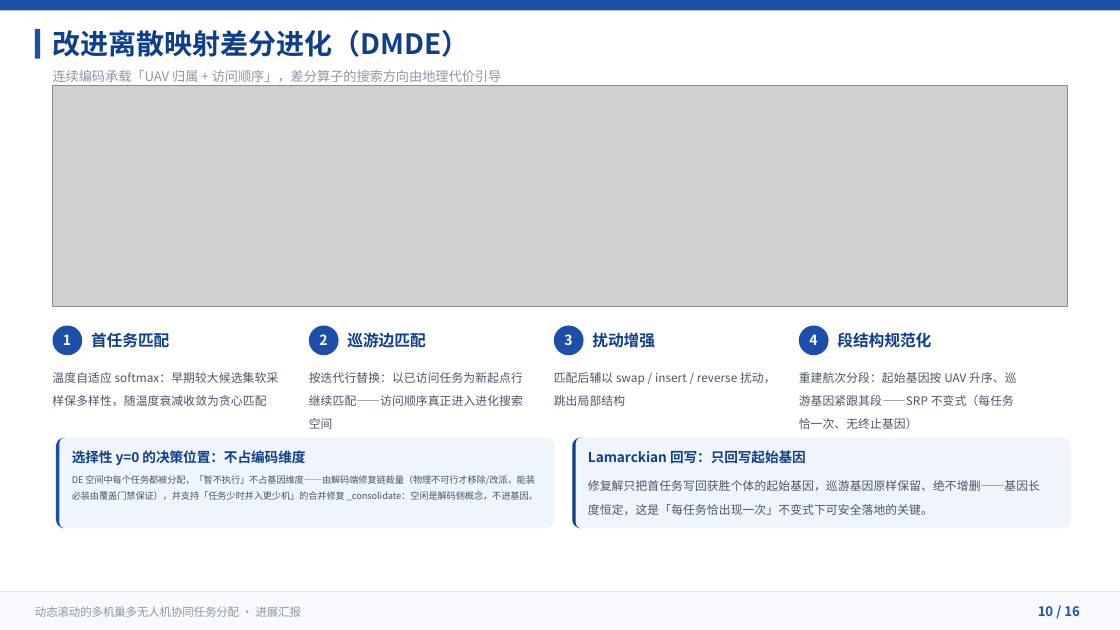
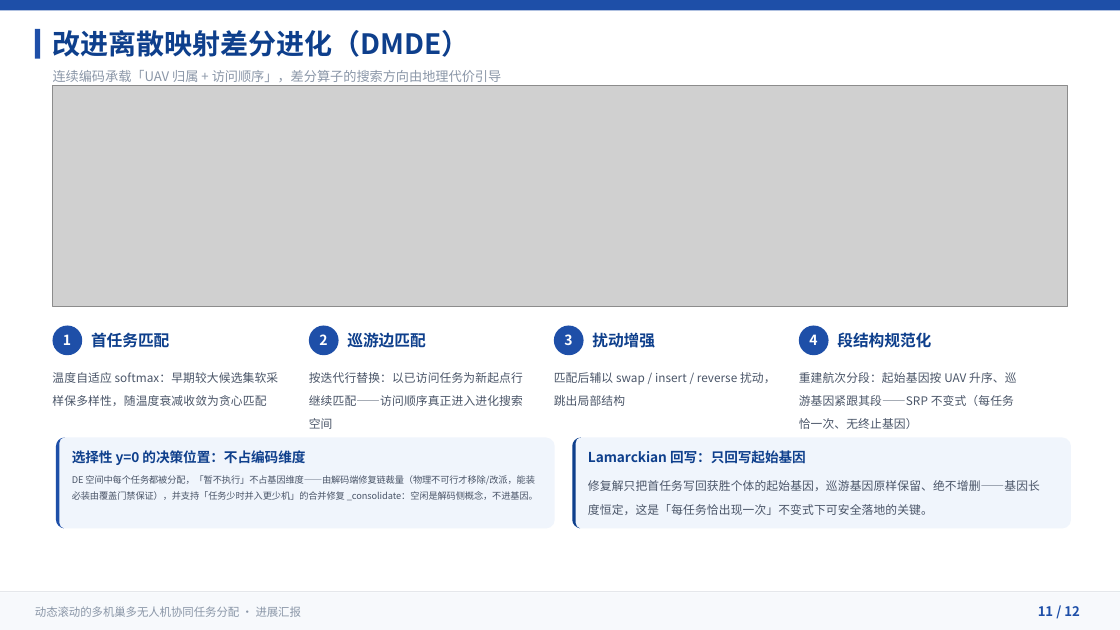
Before and after one commit to 909347194/ExperimentForGraduation, a slide deck: slide 11 of UAV协同任务分配方法-进展汇报/UAV协同任务分配方法-进展汇报.pptx (slide 10 before the commit). Drawn at 1120x630 pixels with LibreOffice and Linux fonts; fonts in the diff are those of the drawing; grey boxes stand for pictures. Boxes give left, top, right and bottom in pixels: in the first picture for what was removed or moved away, otherwise in the second. Text is boxed around its words. In the diff, an @@ line names an element or a change of style, - is before the commit and + after.

```diff
--- a/UAV协同任务分配方法-进展汇报/UAV协同任务分配方法-进展汇报.pptx
+++ b/UAV协同任务分配方法-进展汇报/UAV协同任务分配方法-进展汇报.pptx
@@ text at <box>1038,606,1080,616</box>: text changed @@
-10 / 16
+11 / 12
```
Also in this commit, not shown: 10 other slides changed, 1 slide added, 5 slides removed, 21 other files.
